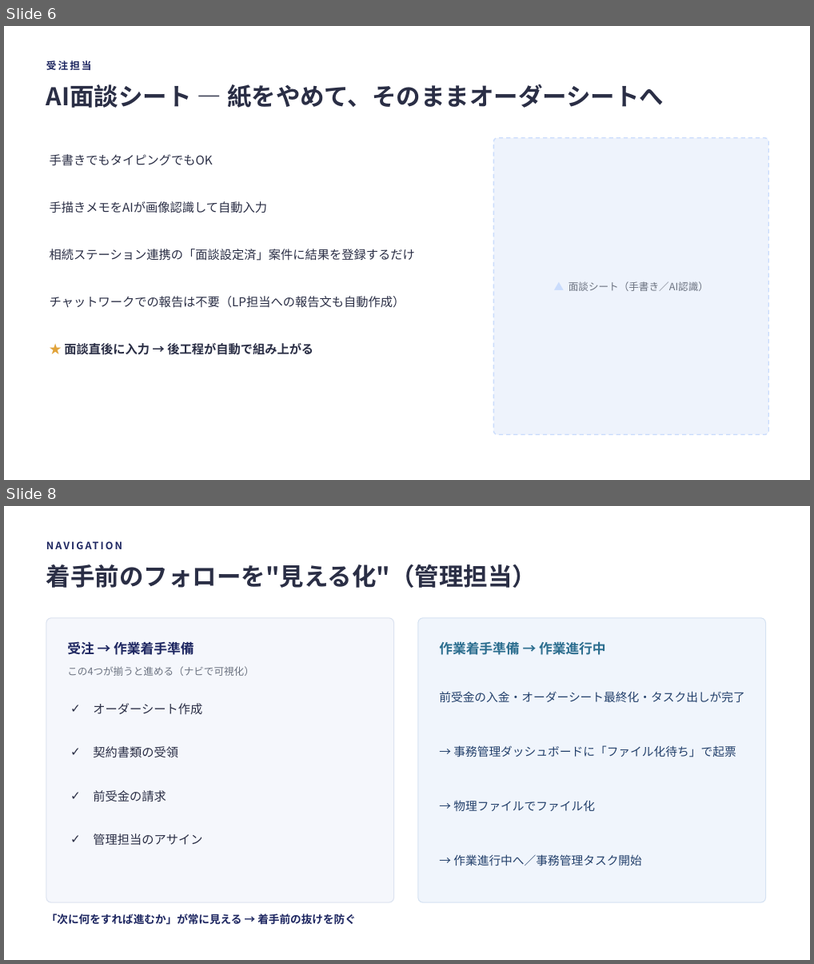
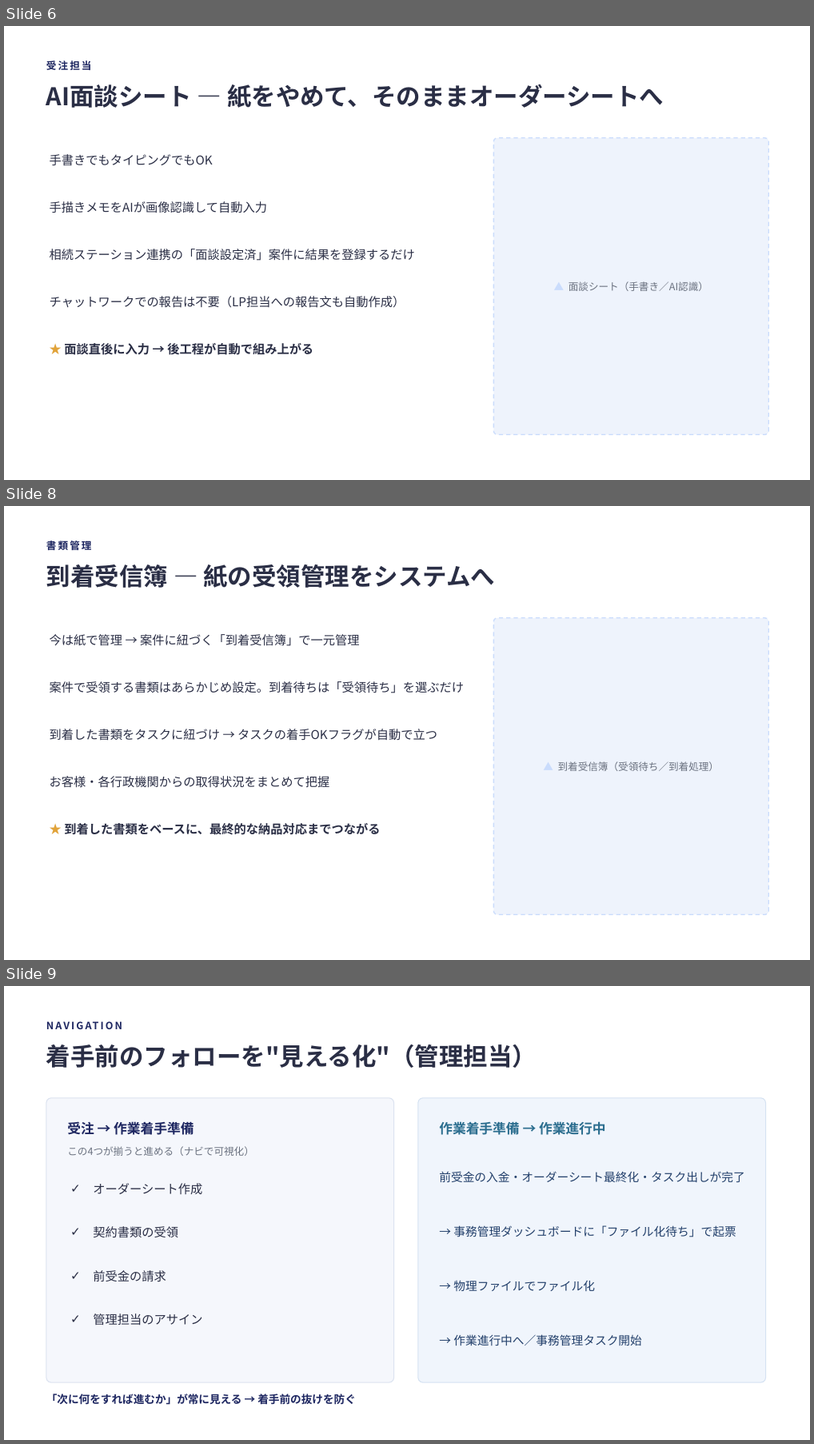
Before and after one commit to IVipcy/SouzokPlatform, a slide deck: docs/新システム移行説明会_rev2.pptx. Shown one above the other, each under a label of ours: slides 6 and 8 before the commit, slides 6, 8 and 9 after it; the slides between them are not shown. The pictures are 814x964 and 814x1444 pixels, drawn with LibreOffice and Linux fonts; fonts in the diff are those of the drawing. Boxes give left, top, right and bottom in pixels: in the first picture for what was removed or moved away, otherwise in the second. Text is boxed around its words. In the diff, an @@ line names an element or a change of style, - is before the commit and + after.

```diff
--- a/docs/新システム移行説明会_rev2.pptx
+++ b/docs/新システム移行説明会_rev2.pptx
@@ slide 8 added at (x1=4, y1=506, x2=810, y2=960), background #FFFFFF @@
@@ text added at (x1=46, y1=540, x2=92, y2=550), 12 pt, text #1E2761, bold @@
+書類管理
@@ text added at (x1=46, y1=564, x2=495, y2=588), 29 pt, text #2A2E45, bold @@
+到着受信簿 — 紙の受領管理をシステムへ
@@ rounded rectangle added at (x1=494, y1=618, x2=770, y2=914), fill #EEF3FC, outline #CADCFC 1.25 pt dashed, 12 pt, text #6B7280 @@
+▲ 到着受信簿（受領待ち／到着処理）
@@ text added at (x1=50, y1=634, x2=359, y2=646), 14.5 pt, text #2A2E45 @@
+• 今は紙で管理 → 案件に紐づく「到着受信簿」で一元管理
@@ text added at (x1=50, y1=681, x2=464, y2=693), 14.5 pt, text #2A2E45 @@
+• 案件で受領する書類はあらかじめ設定。到着待ちは「受領待ち」を選ぶだけ
@@ text added at (x1=50, y1=728, x2=438, y2=740), 14.5 pt, text #2A2E45 @@
+• 到着した書類をタスクに紐づけ → タスクの着手OKフラグが自動で立つ
@@ text added at (x1=50, y1=776, x2=330, y2=788), 14.5 pt, text #2A2E45 @@
+• お客様・各行政機関からの取得状況をまとめて把握
@@ text added at (x1=64, y1=823, x2=380, y2=835), 14.5 pt, text #2A2E45, bold @@
+★ 到着した書類をベースに、最終的な納品対応までつながる
@@ what was slide 8 is now slide 9 @@
```
Also in this commit, not shown: 1 slide changed.
